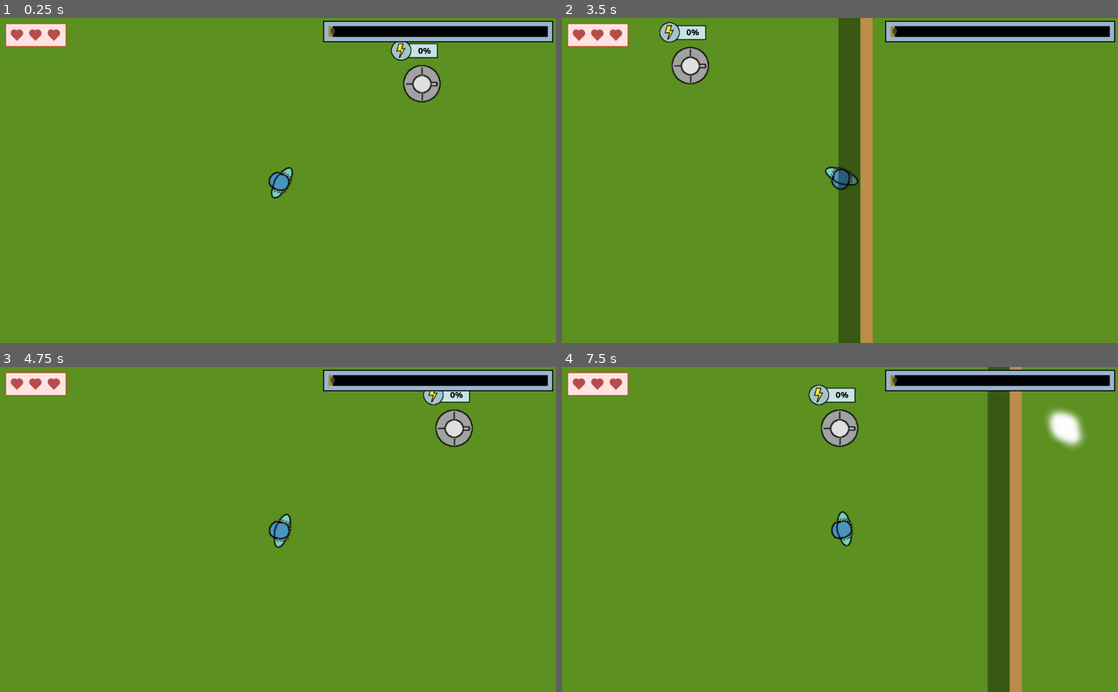
Above: before the commit, frames 1-4 (two rows, left to right).
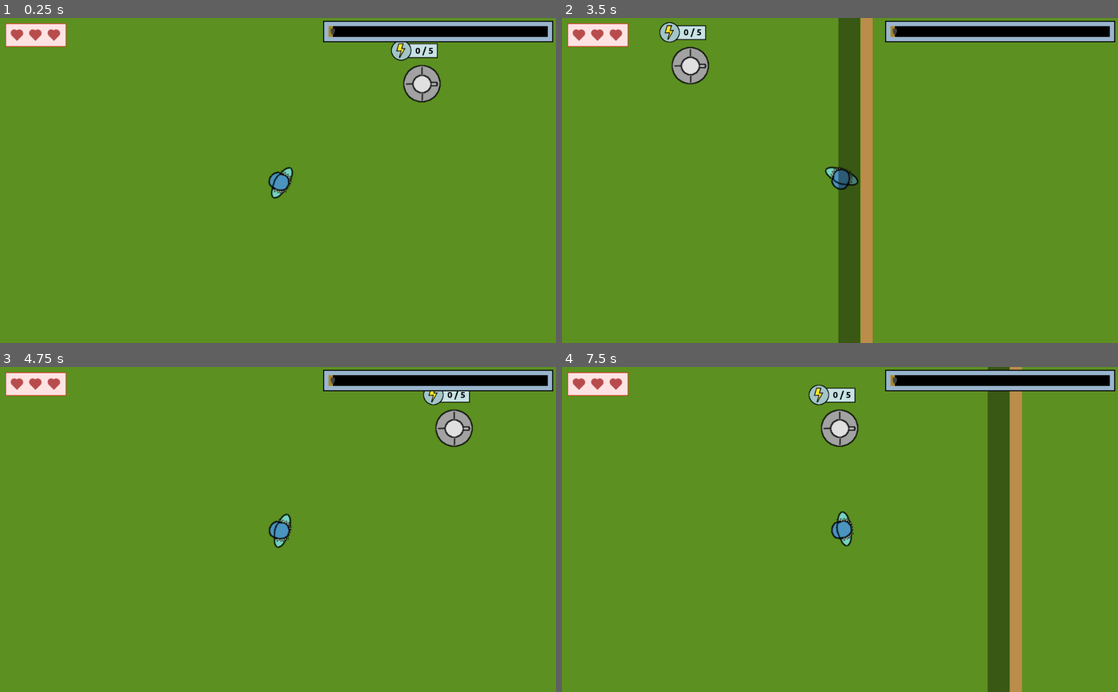
Above: after the commit, the same moments.

Repository: moisesjbc/spain-game-dev-jam-3
Game: Godot game, scene res://gameplay/main/main.tscn
The game is run twice, just before and just after one commit, with the same random seed, the same clock (stepped at 60 frames per second) and the same inputs. The engine's default icon, where the game draws it, is replaced by a stand-in: a white triangle on a blue panel in a dark square.
Inputs (mouse positions are in pixels of both pictures, inside the frame that each line leads up to):
- Up to frame 1 (0.25 s): no input
- Up to frame 2 (3.5 s): tap Enter at 0.5, 2.75 s; move the mouse to (962, 164) at 0.52 s; hold Right (ui_right) 0.53-1.28 s; move the mouse to (728, 196) at 1.27 s; hold Down (ui_down) 1.28-2.03 s; tap Space at 2 s; move the mouse to (895, 109) at 2.02 s; hold Right (ui_right) 2.03-2.78 s; move the mouse to (812, 245) at 2.77 s; hold Up (ui_up) from 2.78 s (still down)
- Up to frame 3 (4.75 s): move the mouse to (444, 578) at 3.52 s; release Up (ui_up) at 3.53 s; hold Left (ui_left) from 3.53 s (still down); move the mouse to (111, 480) at 4.27 s
- Up to frame 4 (7.5 s): move the mouse to (867, 529) at 5.02 s; release Left (ui_left) at 5.03 s; hold Down (ui_down) 5.03-5.78 s; move the mouse to (756, 448) at 5.77 s; hold Right (ui_right) 5.78-6.53 s; move the mouse to (962, 513) at 6.52 s; hold Up (ui_up) 6.53-7.28 s; move the mouse to (728, 545) at 7.27 s; hold Right (ui_right) from 7.28 s (still down)

The runs differ from the first frame. In frame 1, less than 0.1% of the frame differs, in the area x 74-78%, y 8-12%; in frame 2, less than 0.1%; in frame 3, less than 0.1%; in frame 4, 0.7%, in the area x 48-95%, y 7-25%.

Commit message:
Múltiples arreglos en cómputo de energía en la red

Diff:
--- a/godot-project/gameplay/buildings/investigation_centre/investigation_centre.gd
+++ b/godot-project/gameplay/buildings/investigation_centre/investigation_centre.gd
@@ -15,6 +15,7 @@
 
 
 func _ready():
+	set_energy(0)
 	_update_label()
 
 
@@ -43,4 +44,4 @@
 
 	energy = new_energy
 
-	$energy_label.set_energy((float(energy) / max_energy) * 100)
+	$energy_label.set_energy(energy, max_energy)
--- a/godot-project/gameplay/buildings/turret/turret.gd
+++ b/godot-project/gameplay/buildings/turret/turret.gd
@@ -4,8 +4,12 @@
 var bullet_scene = preload("res://gameplay/items/bullet/bullet.tscn")
 var max_shoot_charging_timeout = 2.0
 var min_shoot_charging_timeout = 0.5
-var energy = 0.0
-var max_energy = 5.0
+var energy = 0
+var max_energy = 5
+
+
+func _ready():
+	set_energy(0)
 
 
 func _on_influence_area_body_entered(body):
@@ -59,4 +63,4 @@
 		$shoot_charging_timer.stop()
 	if energy > 0.2 and $shoot_charging_timer.is_stopped() and len(targets_in_area) > 0:
 		_prepare_shoot()
-	$energy_label.set_energy((float(energy) / max_energy) * 100)
+	$energy_label.set_energy(energy, max_energy)
--- a/godot-project/gameplay/connections/connections.gd
+++ b/godot-project/gameplay/connections/connections.gd
@@ -16,9 +16,9 @@
 	elif 'generators' in building_1.get_groups() and _generators.find(building_1) < 0:
 		_generators.append(building_1)
 
-	if 'consumers' in building_0.get_groups():
+	if 'consumers' in building_0.get_groups() and _consumers.find(building_0) < 0:
 		_consumers.append(building_0)
-	elif 'consumers' in building_1.get_groups():
+	elif 'consumers' in building_1.get_groups() and _consumers.find(building_1) < 0:
 		_consumers.append(building_1)
 
 	_compute_energy()
@@ -74,23 +74,22 @@
 
 
 func disconnect_connection(connection):
-	if 'generators' in connection[0].get_groups():
-		connection[0].consumed_energy = 0
-		_generators.remove(_generators.find(connection[0]))
-	elif 'generators' in connection[1].get_groups():
-		connection[1].consumed_energy = 0
-		_generators.remove(_generators.find(connection[1]))
-
-	if 'consumers' in connection[0].get_groups():
-		connection[0].set_energy(0)
-		_consumers.remove(_consumers.find(connection[0]))
-	elif 'consumers' in connection[1].get_groups():
-		connection[1].set_energy(0)
-		_consumers.remove(_consumers.find(connection[1]))
-
 	_connections.remove(_connections.find(connection))
 
+	_remove_node_if_not_connected_to_anything(connection[0])
+	_remove_node_if_not_connected_to_anything(connection[1])
+
 	_compute_energy()
+
+
+func _remove_node_if_not_connected_to_anything(node):
+	if not len(_get_connected_consumers(node, [])):
+		if 'generators' in node.get_groups():
+			node.consumed_energy = 0
+			_generators.remove(_generators.find(node))
+		elif 'consumers' in node.get_groups():
+			node.set_energy(0)
+			_consumers.remove(_consumers.find(node))
 
 
 func _compute_energy():
@@ -106,14 +105,12 @@
 		var connected_consumers = _get_connected_consumers(generator, [])
 
 		if len(connected_consumers):
-			var available_energy = float(generator.total_energy)
+			var available_energy = generator.total_energy
 			var consumers_requiring_energy = [] + connected_consumers
 
 			while available_energy > 0.5 and len(consumers_requiring_energy):
 				var current_consumers = [] + consumers_requiring_energy
 				consumers_requiring_energy = []
-
-				var energy_per_consumer = available_energy / len(current_consumers)
 
 				while available_energy and len(current_consumers):
 					var current_consumer = current_consumers.pop_back()
@@ -121,33 +118,53 @@
 					if not energies.has(current_consumer.name):
 						energies[current_consumer.name] = current_consumer.energy
 
+					var energy_to_add = _calculate_energy_for_consumer(available_energy, len(current_consumers) + 1)
 					if energies[current_consumer.name] < current_consumer.max_energy:
-						if current_consumer.max_energy - energies[current_consumer.name] >= energy_per_consumer:
-							energies[current_consumer.name] += energy_per_consumer
-							available_energy -= energy_per_consumer
+						if current_consumer.max_energy - energies[current_consumer.name] >= energy_to_add:
+							energies[current_consumer.name] += energy_to_add
+							available_energy -= energy_to_add
 
-							if current_consumer.max_energy - energies[current_consumer.name] > energy_per_consumer:
+							if current_consumer.max_energy - energies[current_consumer.name] > energy_to_add:
 								consumers_requiring_energy.push_back(current_consumer)
 						else:
-							available_energy -= energy_per_consumer - (current_consumer.max_energy - energies[current_consumer.name])
+							available_energy -= energy_to_add - (current_consumer.max_energy - energies[current_consumer.name])
 							energies[current_consumer.name] += current_consumer.max_energy - energies[current_consumer.name]
 
 			print("energies ", energies)
 			for consumer in _consumers:
 				if energies.has(consumer.name):
+					print('consumer ', consumer.name, ' -> ', energies[consumer.name])
 					consumer.set_energy(energies[consumer.name])
+
+func _calculate_energy_for_consumer(available_energy, n_consumers):
+	if available_energy >= n_consumers:
+		return (available_energy / n_consumers)
+	else:
+		return 1
 
 
 func _get_connected_consumers(node, visited_consumers):
-	var consumers = []
+	return _get_connected_nodes(node, visited_consumers, '_node_is_consumer')
+
+
+func _node_is_consumer(node):
+	return 'consumers' in node.get_groups()
+
+
+func _get_connected_nodes(node, visited_nodes, condition_predicate):
+	var connected_nodes = []
 
 	for connection in _connections:
-		if (connection[0] == node) and not (connection[1] in visited_consumers) and 'consumers' in connection[1].get_groups():
-			consumers = consumers + [connection[1]] + _get_connected_consumers(connection[1], visited_consumers + [connection[1]])
-		elif (connection[1] == node) and not (connection[0] in visited_consumers) and 'consumers' in connection[0].get_groups():
-			consumers = consumers + [connection[0]] + _get_connected_consumers(connection[0], visited_consumers + [connection[0]])
+		if (connection[0] == node) and not (connection[1] in visited_nodes):
+			if condition_predicate == null or call(condition_predicate, connection[1]):
+				connected_nodes = connected_nodes + [connection[1]]
+			connected_nodes = connected_nodes + _get_connected_nodes(connection[1], visited_nodes + [connection[1]], condition_predicate)
+		elif (connection[1] == node) and not (connection[0] in visited_nodes):
+			if condition_predicate == null or call(condition_predicate, connection[0]):
+				connected_nodes = connected_nodes + [connection[0]]
+			connected_nodes = connected_nodes + _get_connected_nodes(connection[0], visited_nodes + [connection[0]], condition_predicate)
 
-	return consumers
+	return connected_nodes
 
 
 func _on_closest_point_calculation_cooldown_timeout():
--- a/godot-project/gameplay/environment/ghosts_respawn/ghosts_respawn.tscn
+++ b/godot-project/gameplay/environment/ghosts_respawn/ghosts_respawn.tscn
@@ -1,8 +1,6 @@
 [gd_scene load_steps=3 format=2]
 
 [ext_resource path="res://gameplay/environment/ghosts_respawn/ghosts_respawn.gd" type="Script" id=1]
-
-
 
 [sub_resource type="Curve2D" id=1]
 _data = {
@@ -17,8 +15,7 @@
 
 [node name="path_follow" type="PathFollow2D" parent="path"]
 position = Vector2( 82.8408, 534.879 )
-rotation = -1.57672
+rotation = -1.57671
 
 [node name="cooldown_timer" type="Timer" parent="."]
-autostart = true
 [connection signal="timeout" from="cooldown_timer" to="." method="_on_cooldown_timer_timeout"]
--- a/godot-project/gameplay/gui/energy_label/energy_label.gd
+++ b/godot-project/gameplay/gui/energy_label/energy_label.gd
@@ -1,9 +1,5 @@
 extends Node2D
 
 
-func _ready():
-	set_energy(0)
-
-
-func set_energy(energy):
-	$label.text = str(int(energy)) + '%'
+func set_energy(energy, max_energy):
+	$label.text = str(energy)  + ' / ' + str(max_energy)
